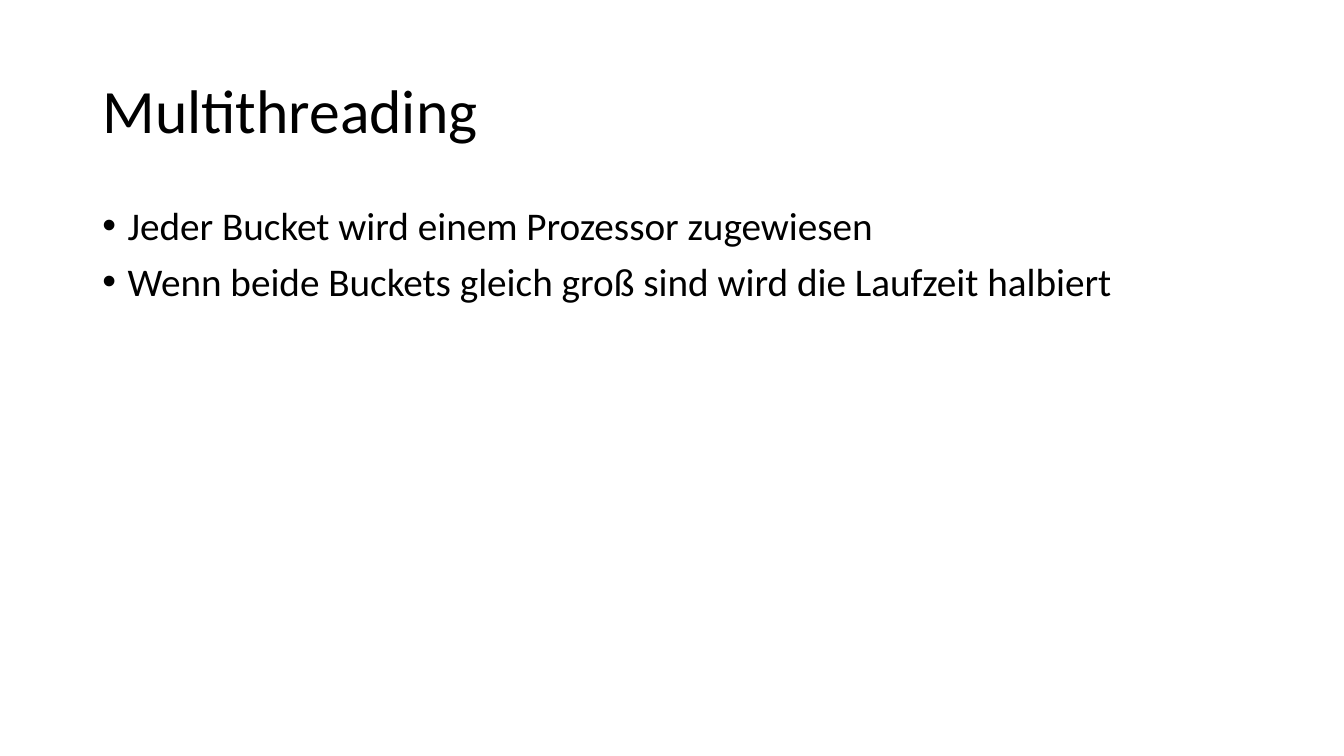
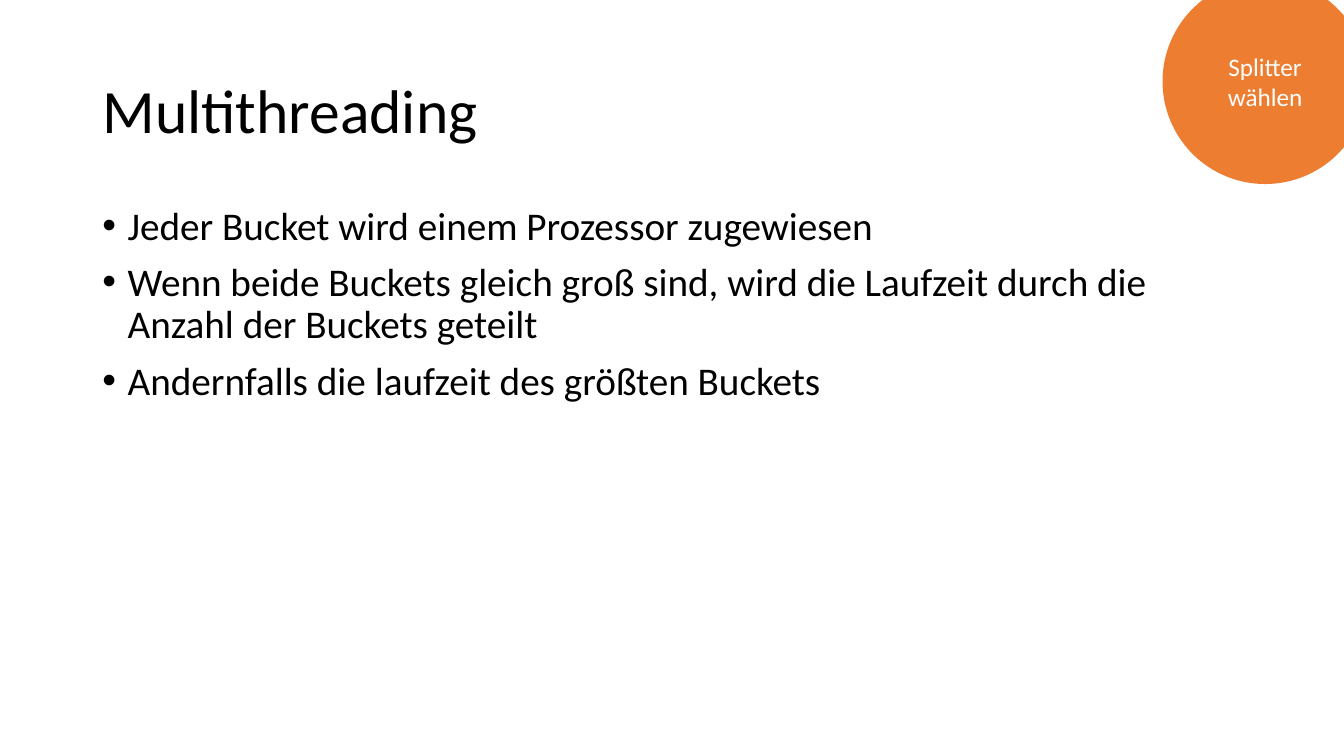
Before and after one commit to NikBenson/ALG, a slide deck: slide 21 of presentation/main.pptx (slide 15 before the commit). Drawn at 1344x756 pixels with LibreOffice and Linux fonts; fonts in the diff are those of the drawing. Boxes give left, top, right and bottom in pixels: in the first picture for what was removed or moved away, otherwise in the second. Text is boxed around its words. In the diff, an @@ line names an element or a change of style, - is before the commit and + after.

```diff
--- a/presentation/main.pptx
+++ b/presentation/main.pptx
@@ ellipse added at [1163, 0, 1344, 185], fill #ED7D31, 18 pt, text #FFFFFF @@
+Splitter wählen
@@ text at [128, 268, 1146, 402]: text changed @@
-• Wenn beide Buckets gleich groß sind wird die Laufzeit halbiert
+• Wenn beide Buckets gleich groß sind, wird die Laufzeit durch die Anzahl der Buckets geteilt
+• Andernfalls die laufzeit des größten Buckets
```
Also in this commit, not shown: 15 other slides changed, 7 slides added, 2 other files.
